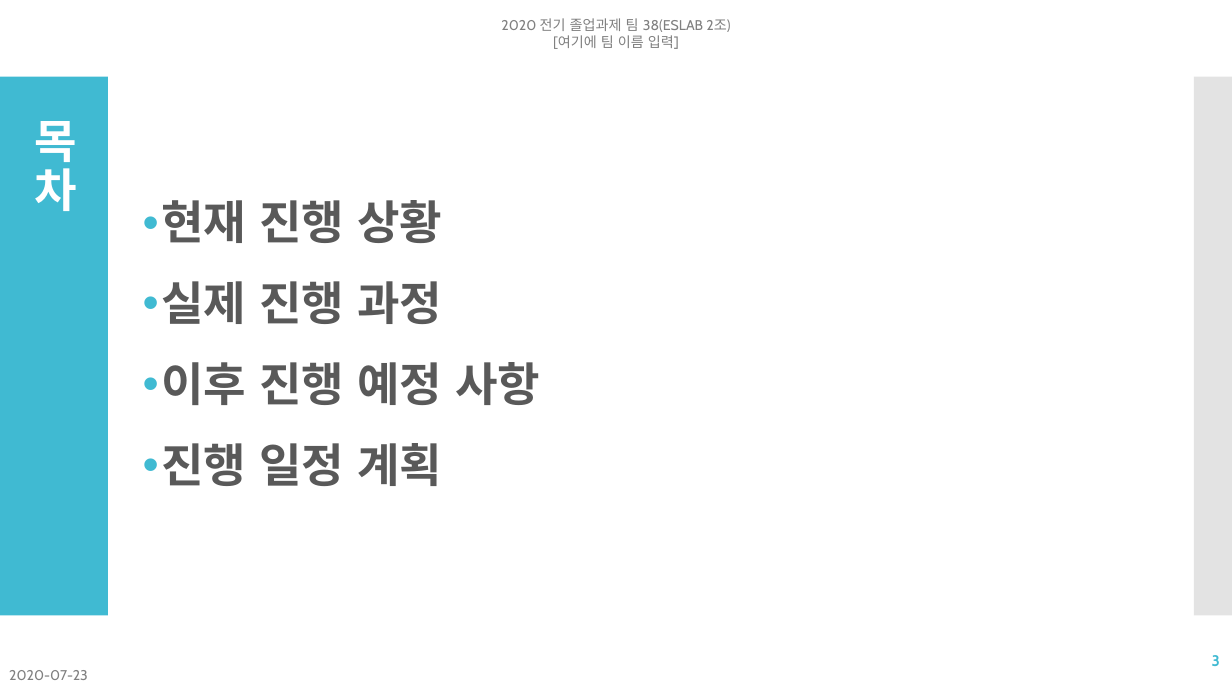
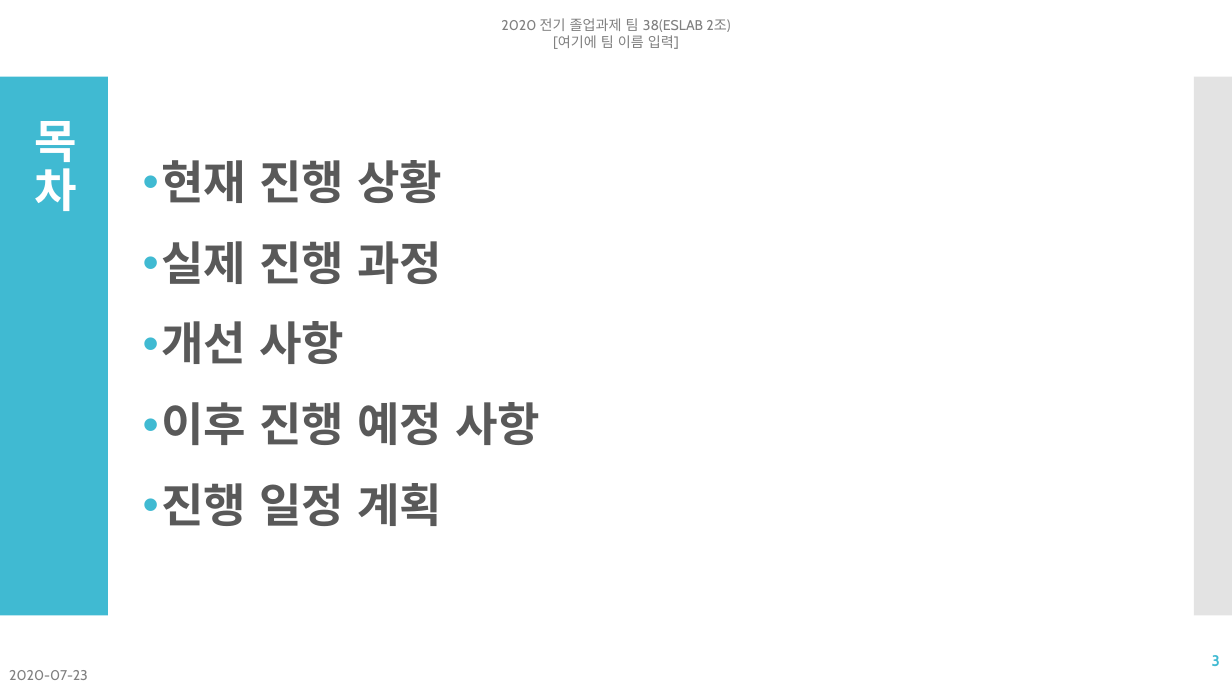
Before and after one commit to NgaAdrain/TEAM_Enter_Text_Here, a slide deck: slide 3 of Reports/발표/졸업과제 다섯번째 발표 2조.pptx. Drawn at 1232x693 pixels with LibreOffice and Linux fonts; fonts in the diff are those of the drawing. Boxes give left, top, right and bottom in pixels: in the first picture for what was removed or moved away, otherwise in the second. Text is boxed around its words. In the diff, an @@ line names an element or a change of style, - is before the commit and + after.

```diff
--- a/Reports/발표/졸업과제 다섯번째 발표 2조.pptx
+++ b/Reports/발표/졸업과제 다섯번째 발표 2조.pptx
@@ text at box(161, 321, 344, 364): paragraph added @@
+• 개선 사항
```
Also in this commit, not shown: 3 other slides changed, 3 slides removed, 8 other files.
